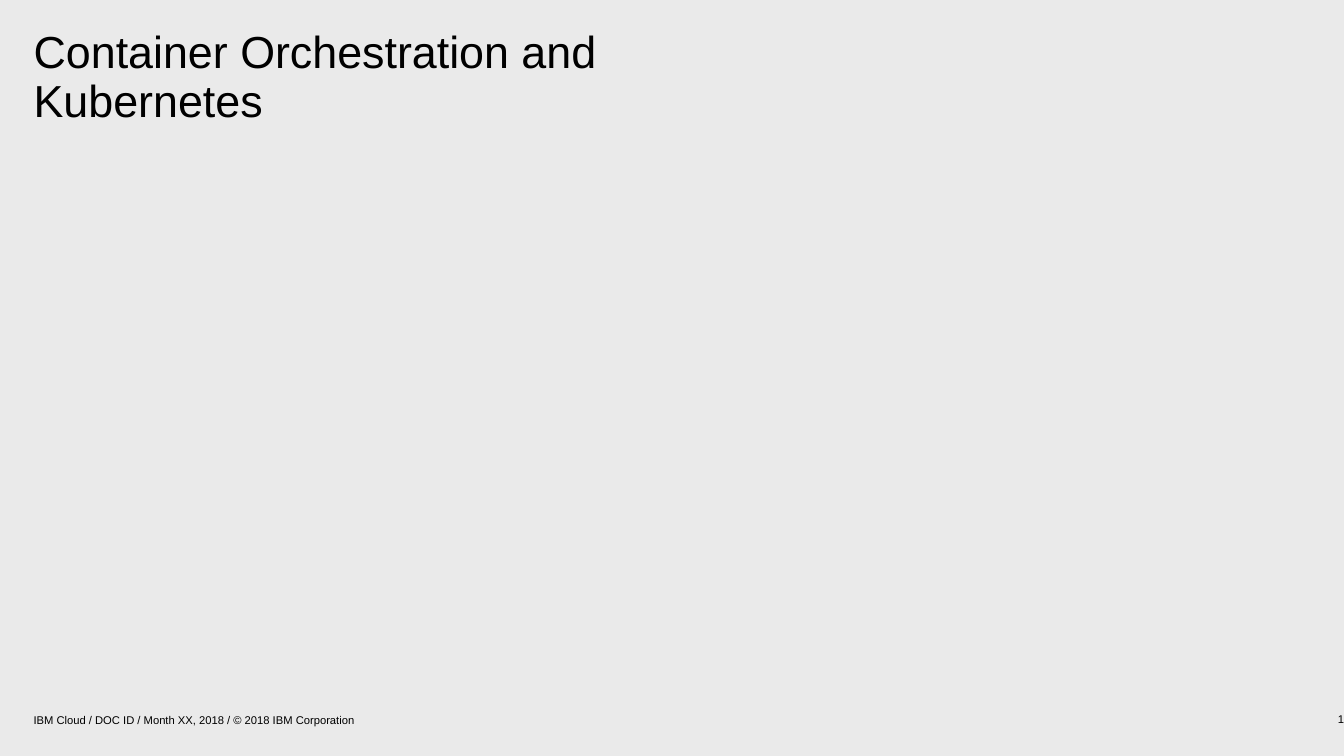
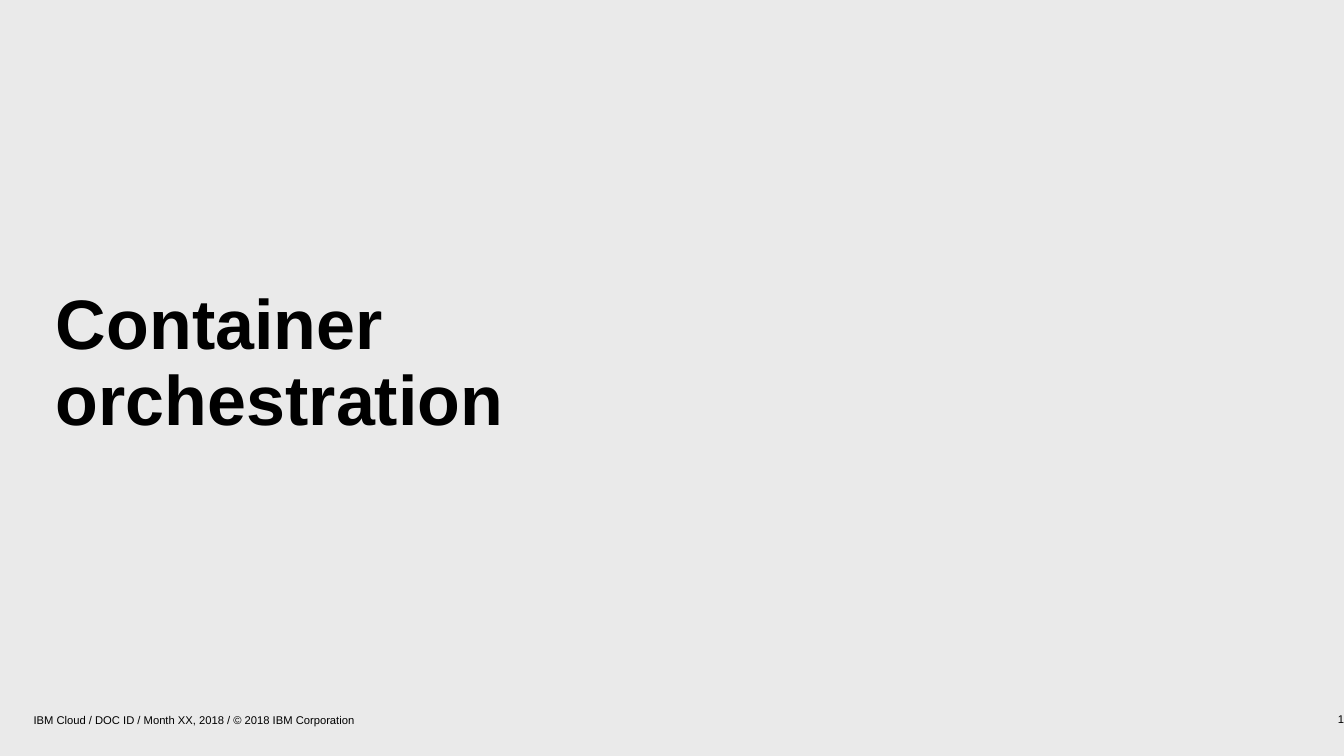
Before and after one commit to patrocinio/cloud-private-bootcamp, a slide deck: slide 1 of Units_development/Container orchestration_AWG.pptx. Drawn at 1344x756 pixels with LibreOffice and Linux fonts; fonts in the diff are those of the drawing; background and template pictures are left out. Boxes give left, top, right and bottom in pixels: in the first picture for what was removed or moved away, otherwise in the second. Text is boxed around its words. In the diff, an @@ line names an element or a change of style, - is before the commit and + after.

```diff
--- a/Units_development/Container orchestration_AWG.pptx
+++ b/Units_development/Container orchestration_AWG.pptx
@@ text "Container orchestration" at (x1=56, y1=298, x2=503, y2=426): vertical alignment top to middle @@
@@ text at (x1=56, y1=298, x2=503, y2=426): text changed; size 24 to 37.5 pt; bold on @@
-Container Orchestration and Kubernetes
+Container orchestration
```
Also in this commit, not shown: 1 other slide changed, 1 slide removed.
